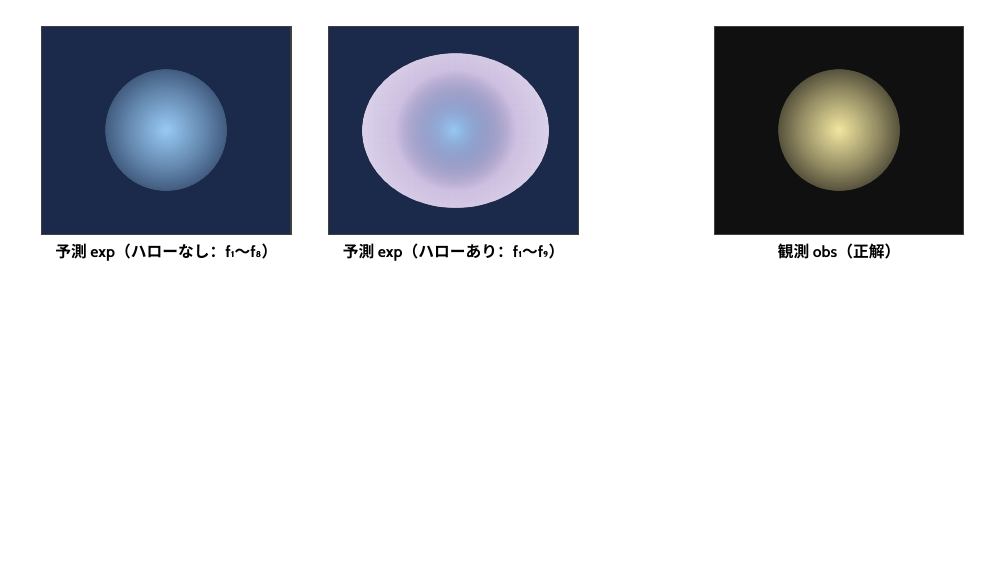
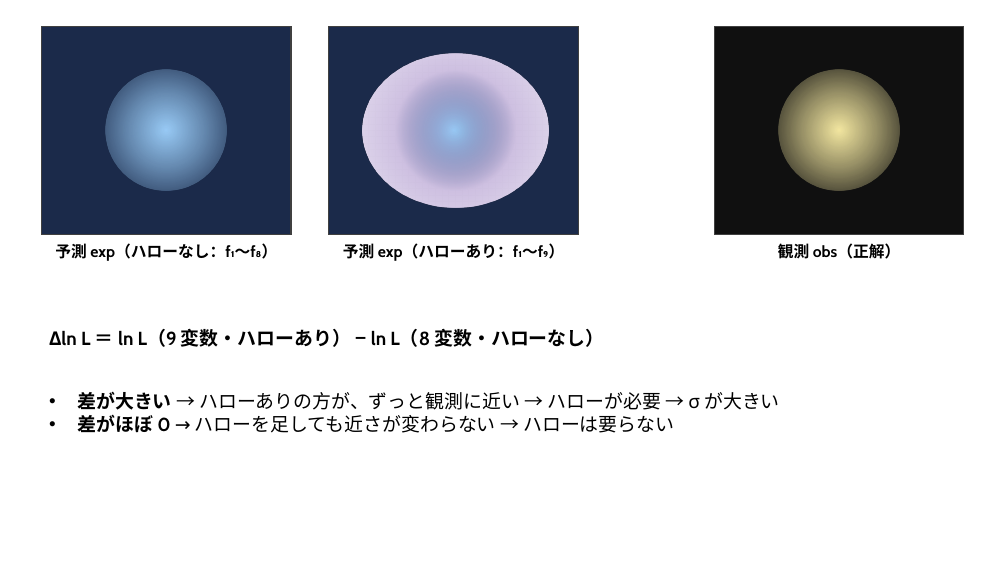
Before and after one commit to Mikann20041029/darkmatter-slides, a slide deck: slide 18 of slides/2026-10-03_研究進捗報告_claude_夕方版.pptx. Drawn at 1008x567 pixels with LibreOffice and Linux fonts; fonts in the diff are those of the drawing. Boxes give left, top, right and bottom in pixels: in the first picture for what was removed or moved away, otherwise in the second. Text is boxed around its words. In the diff, an @@ line names an element or a change of style, - is before the commit and + after.

Commit message:
slides: 本人の編集版を更新 (10-05 13:12)

```diff
--- a/slides/2026-10-03_研究進捗報告_claude_夕方版.pptx
+++ b/slides/2026-10-03_研究進捗報告_claude_夕方版.pptx
@@ text added at (x1=81, y1=328, x2=604, y2=347), 18 pt, text #000000, bold @@
+Δln L ＝ ln L（9 変数・ハローあり） − ln L（8 変数・ハローなし）
@@ text added at (x1=77, y1=391, x2=780, y2=433), 18 pt, text #000000 @@
+• 差が大きい → ハローありの方が、ずっと観測に近い → ハローが必要 → σ が大きい
+• 差がほぼ 0 → ハローを足しても近さが変わらない → ハローは要らない
```
